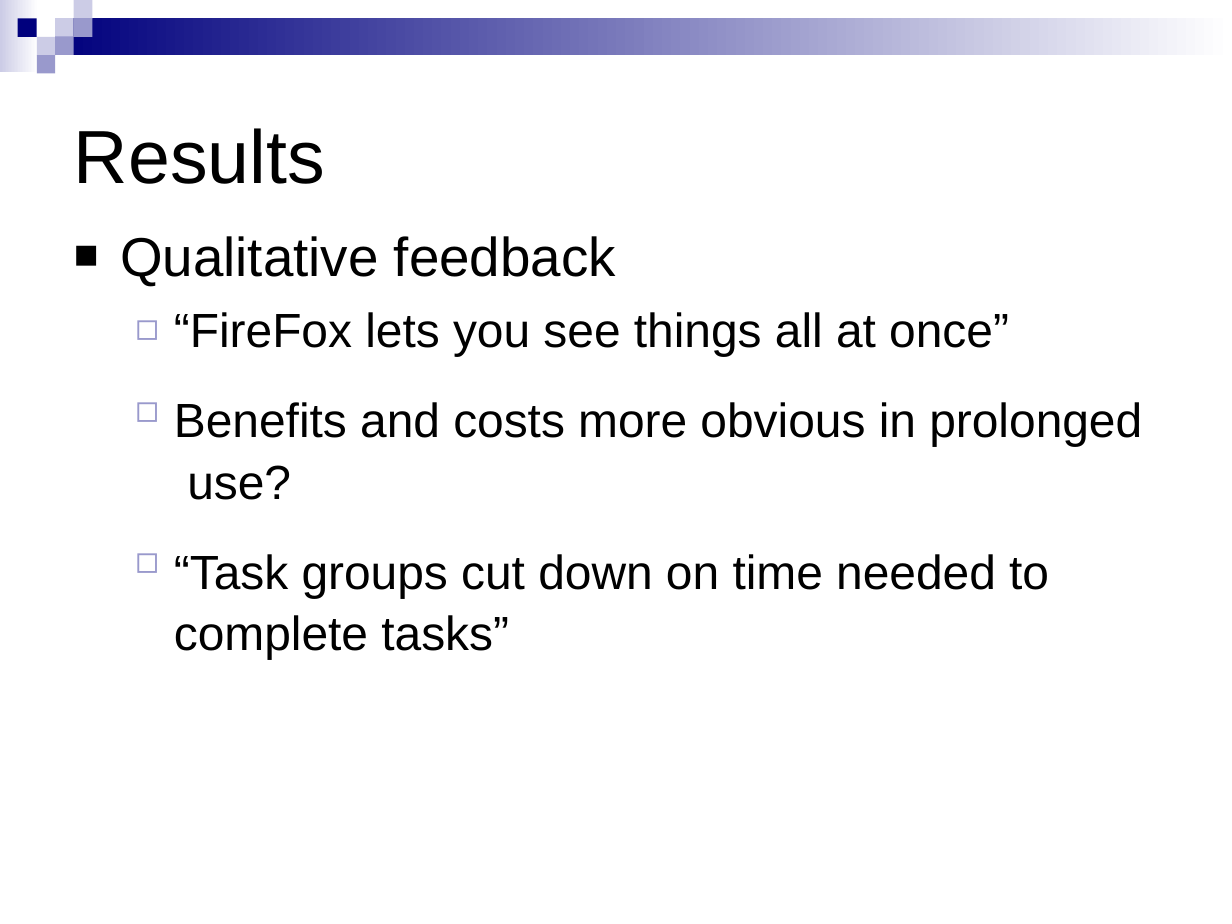
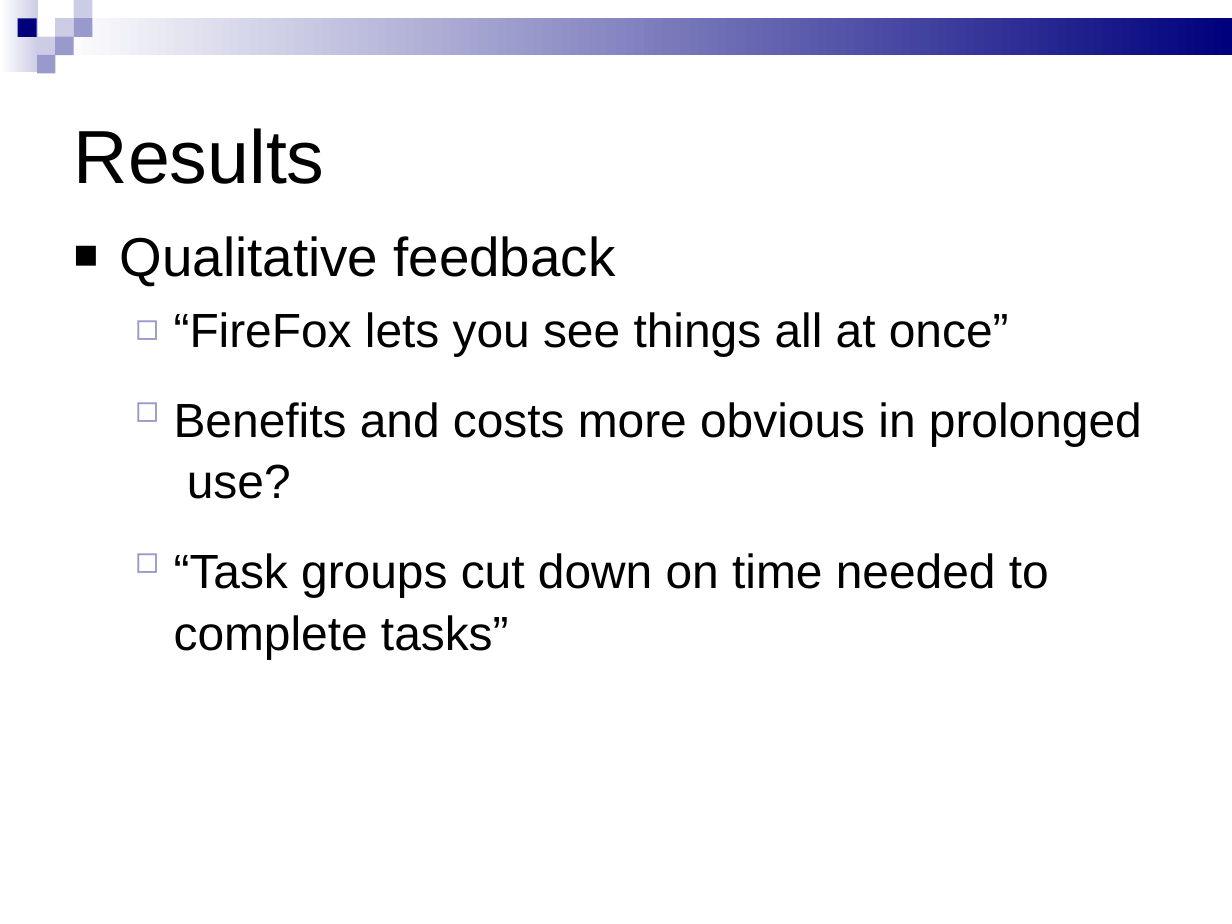
Before and after one commit to mohanraj-r/tabfour, a slide deck: slide 24 of Tab4/doc/544 Phase 3 presentation - new.ppt (slide 23 before the commit). Drawn at 1232x924 pixels with LibreOffice and Linux fonts; fonts in the diff are those of the drawing. Boxes give left, top, right and bottom in pixels: in the first picture for what was removed or moved away, otherwise in the second. Text is boxed around its words. In the diff, an @@ line names an element or a change of style, - is before the commit and + after.

```diff
--- a/Tab4/doc/544 Phase 3 presentation - new.ppt
+++ b/Tab4/doc/544 Phase 3 presentation - new.ppt
@@ rectangle at (0, 0, 38, 71): fill gradient #FFFFFF to #CCCCE6 to gradient #CCCCE6 to #FFFFFF @@
@@ rectangle at (55, 18, 1232, 55): fill gradient #FFFFFF to #00007D to gradient #00007D to #FFFFFF @@
@@ text "Qualitative feedback" at (120, 236, 1142, 659): indent changed @@
```
Also in this commit, not shown: 24 other slides changed, 1 slide added.
